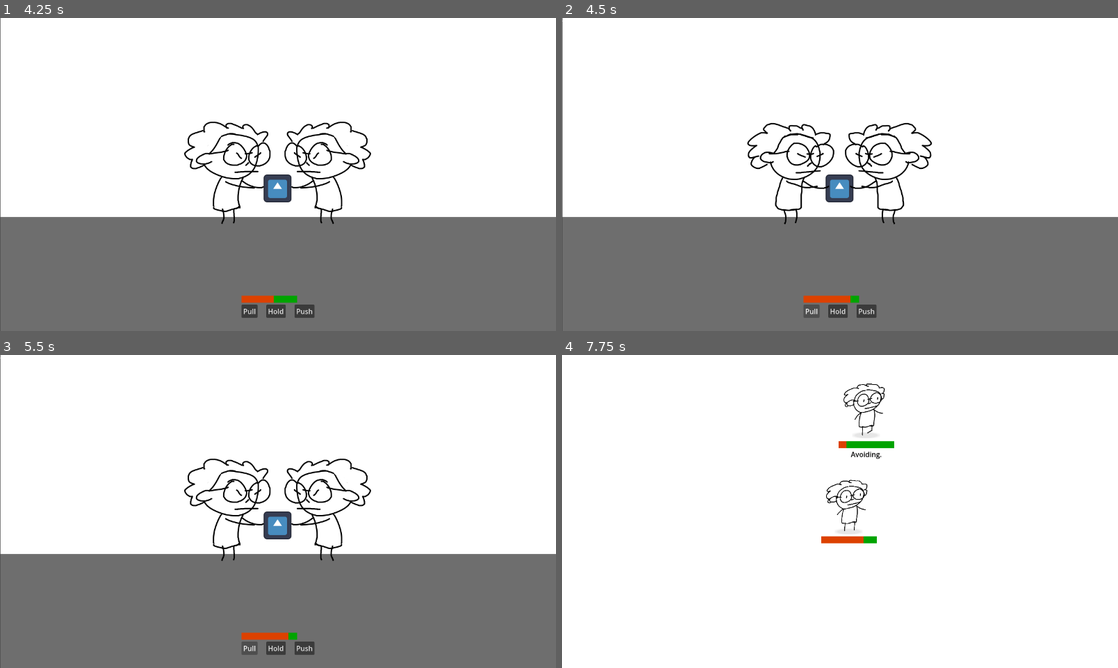
Above: before the commit, frames 1-4 (two rows, left to right).
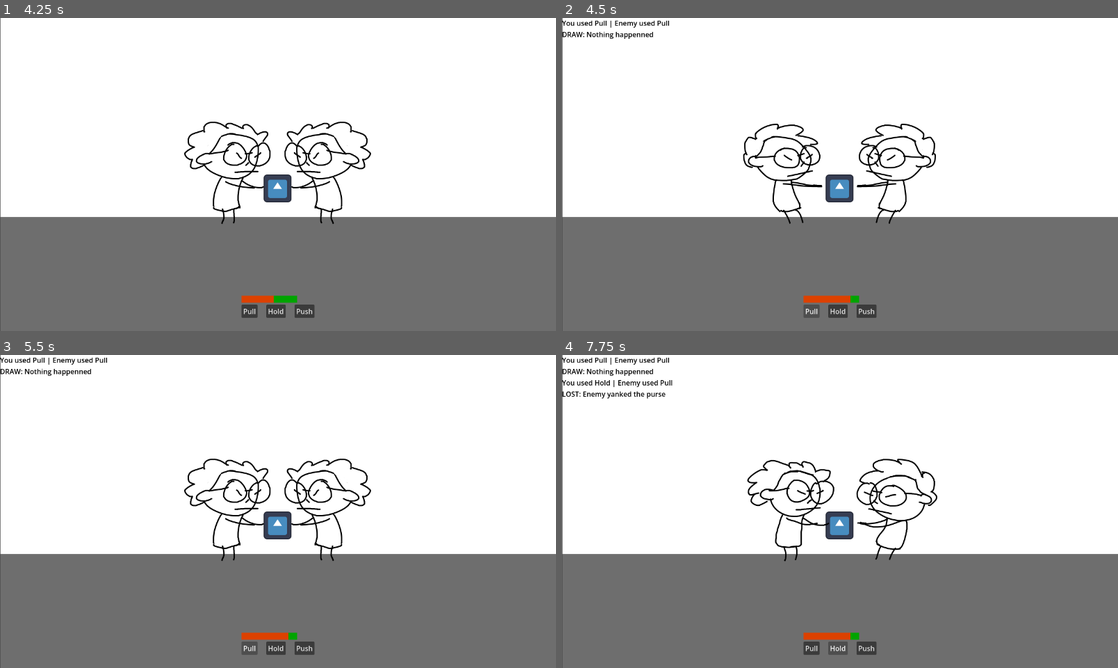
Above: after the commit, the same moments.

Repository: johnreybacal/gran-theft-aubrey
Game: Godot game, scene res://scenes/game_explore.tscn
The game is run twice, just before and just after one commit, with the same random seed, the same clock (stepped at 60 frames per second) and the same inputs. The engine's default icon, where the game draws it, is replaced by a stand-in: a white triangle on a blue panel in a dark square.
Inputs:
- Up to frame 1 (4.25 s): hold D (move_right) 0.53-1.28 s; hold S (move_down) 1.28-2.03 s; hold D (move_right) 2.03-2.78 s; hold W (move_up) 2.78-3.53 s; hold A (move_left) from 3.53 s (still down)
- Up to frame 2 (4.5 s): release A (move_left) at 4.25 s; click "Pull" at 4.25 s
- Up to frame 3 (5.5 s): hold A (move_left) from 5.03 s (still down)
- Up to frame 4 (7.75 s): release A (move_left) at 5.78 s; hold S (move_down) 5.78-6.53 s; hold D (move_right) 6.53-7.25 s; click "Hold" at 7.25 s

Frame 1 is identical in both runs. In frame 2, 2.9% of the frame differs, in the area x 0-68%, y 0-66%; in frame 3, 0.3%; in frame 4, 40%, in the area x 0-100%, y 0-100%.

Commit message:
fight animations

Diff:
--- a/resources/granny_fight_sprite_frames.tres
+++ b/resources/granny_fight_sprite_frames.tres
@@ -1,6 +1,8 @@
 [gd_resource type="SpriteFrames" format=3 uid="uid://c3fivx5xvy8ox"]
 
 [ext_resource type="Texture2D" uid="uid://bsnupsybpns8k" path="res://assets/sprites/granny_fight_idle.png" id="1_kfgrg"]
+[ext_resource type="Texture2D" uid="uid://bwn3w3v2sugl0" path="res://assets/sprites/granny_fight_pull.png" id="2_vt07d"]
+[ext_resource type="Texture2D" uid="uid://dfpp0snj7nmn3" path="res://assets/sprites/granny_fight_push.png" id="3_sej1b"]
 
 [sub_resource type="AtlasTexture" id="AtlasTexture_yj5a1"]
 atlas = ExtResource("1_kfgrg")
@@ -8,6 +10,22 @@
 
 [sub_resource type="AtlasTexture" id="AtlasTexture_vt07d"]
 atlas = ExtResource("1_kfgrg")
+region = Rect2(256, 0, 256, 256)
+
+[sub_resource type="AtlasTexture" id="AtlasTexture_fbhph"]
+atlas = ExtResource("2_vt07d")
+region = Rect2(0, 0, 256, 256)
+
+[sub_resource type="AtlasTexture" id="AtlasTexture_ql51l"]
+atlas = ExtResource("2_vt07d")
+region = Rect2(256, 0, 256, 256)
+
+[sub_resource type="AtlasTexture" id="AtlasTexture_1ru3i"]
+atlas = ExtResource("3_sej1b")
+region = Rect2(0, 0, 256, 256)
+
+[sub_resource type="AtlasTexture" id="AtlasTexture_pdf8e"]
+atlas = ExtResource("3_sej1b")
 region = Rect2(256, 0, 256, 256)
 
 [resource]
@@ -20,6 +38,28 @@
 "texture": SubResource("AtlasTexture_vt07d")
 }],
 "loop": true,
-"name": &"default",
+"name": &"hold",
+"speed": 3.0
+}, {
+"frames": [{
+"duration": 1.0,
+"texture": SubResource("AtlasTexture_fbhph")
+}, {
+"duration": 1.0,
+"texture": SubResource("AtlasTexture_ql51l")
+}],
+"loop": true,
+"name": &"pull",
+"speed": 3.0
+}, {
+"frames": [{
+"duration": 1.0,
+"texture": SubResource("AtlasTexture_1ru3i")
+}, {
+"duration": 1.0,
+"texture": SubResource("AtlasTexture_pdf8e")
+}],
+"loop": true,
+"name": &"push",
 "speed": 3.0
 }]
--- a/scenes/game_explore.tscn
+++ b/scenes/game_explore.tscn
@@ -5,9 +5,9 @@
 [ext_resource type="PackedScene" uid="uid://cfh1ww543dm42" path="res://scenes/explore_enemy.tscn" id="2_1208y"]
 
 [sub_resource type="NavigationPolygon" id="NavigationPolygon_fiwcs"]
-vertices = PackedVector2Array(1275.9531, 13.96875, 1273.0391, 707.0625, 13.9296875, 715.9219, 9.0625, 11.0234375)
+vertices = PackedVector2Array(2153.9063, 1435.9297, -595.9531, 1419.0625, -587.03906, -499.10156, 2137.0781, -527.8906)
 polygons = Array[PackedInt32Array]([PackedInt32Array(0, 1, 2, 3)])
-outlines = Array[PackedVector2Array]([PackedVector2Array(-1, 1, 1286, 4, 1283, 717, 1283, 717, 4, 726, 4, 726)])
+outlines = Array[PackedVector2Array]([PackedVector2Array(-597, -509, 2147, -538, 2164, 1446, -606, 1429)])
 
 [sub_resource type="Gradient" id="Gradient_fiwcs"]
 offsets = PackedFloat32Array(1)
--- a/scenes/game_fight.tscn
+++ b/scenes/game_fight.tscn
@@ -26,13 +26,16 @@
 z_index = 1
 position = Vector2(-111, 0)
 sprite_frames = ExtResource("2_ysmxf")
-autoplay = "default"
+animation = &"pull"
+autoplay = "hold"
+frame_progress = 0.55344516
 
 [node name="Enemy" type="AnimatedSprite2D" parent="." unique_id=1412914829]
 z_index = 1
 position = Vector2(109, 0)
 sprite_frames = ExtResource("2_ysmxf")
-autoplay = "default"
+animation = &"push"
+autoplay = "hold"
 flip_h = true
 
 [node name="Purse" type="Sprite2D" parent="." unique_id=773172291]
@@ -59,4 +62,8 @@
 scale = Vector2(20.109375, 4.453125)
 texture = SubResource("GradientTexture2D_hpqlm")
 
+[node name="MoveTimer" type="Timer" parent="." unique_id=539509820]
+one_shot = true
+
 [connection signal="visibility_changed" from="." to="." method="_on_visibility_changed"]
+[connection signal="timeout" from="MoveTimer" to="." method="_on_move_timer_timeout"]
--- a/scenes/hud_fight.tscn
+++ b/scenes/hud_fight.tscn
@@ -33,6 +33,7 @@
 layout_mode = 1
 offset_right = 1.0
 offset_bottom = 23.0
+theme_override_colors/font_color = Color(0, 0, 0, 1)
 
 [node name="VBoxContainer" type="VBoxContainer" parent="." unique_id=1337138003]
 layout_mode = 1
--- a/scripts/game_fight.gd
+++ b/scripts/game_fight.gd
@@ -1,6 +1,12 @@
 extends Node2D
 
 @onready var hud: HudFight = $CanvasLayer/HudFight
+@onready var player_animation: AnimatedSprite2D = $Player
+@onready var enemy_animation: AnimatedSprite2D = $Enemy
+@onready var move_timer: Timer = $MoveTimer
+
+var is_encounter_over: bool = false
+var is_winner: bool = false
 
 func _ready() -> void:
     EventBus.on_encounter_start.connect(_on_encounter_start.unbind(1))
@@ -14,9 +20,14 @@
     $CanvasLayer.visible = visible
 
 func _on_encounter_start():
+    is_encounter_over = false
+    is_winner = false
     show()
     hud.clear_log()
     hud.update_arthritis(StateManager.player.arthritis)
+
+    _play_animation(player_animation, Meta.Moves.Hold)
+    _play_animation(enemy_animation, Meta.Moves.Hold)
     $Camera2D.enabled = true
 
 func _on_encounter_end():
@@ -25,9 +36,12 @@
 
 
 func _on_move(move: Meta.Moves):
-    var is_winner = false
+    if move_timer.time_left > 0:
+        return
     var is_draw = false
     var enemy_move: Meta.Moves = Meta.Moves.values().pick_random()
+    _play_animation(player_animation, move)
+    _play_animation(enemy_animation, enemy_move)
 
     hud.append_log("You used " + Meta.get_move_name(move) + " | Enemy used " + Meta.get_move_name(enemy_move))
 
@@ -57,7 +71,24 @@
         StateManager.player.increase_arthritis(1)
         hud.update_arthritis(StateManager.player.arthritis)
         if not StateManager.player.can_move():
+            is_encounter_over = true
             hud.append_log("LOST: Your knee hurts")
-            EventBus.on_encounter_end.emit.call_deferred(StateManager.encounter_enemy_id, false)
     else:
+        is_encounter_over = true
+
+    move_timer.start()
+
+func _play_animation(target: AnimatedSprite2D, move: Meta.Moves):
+    if move == Meta.Moves.Pull:
+        target.play("pull")
+    elif move == Meta.Moves.Push:
+        target.play("push")
+    else:
+        target.play("hold")
+
+func _on_move_timer_timeout() -> void:
+    if is_encounter_over:
         EventBus.on_encounter_end.emit(StateManager.encounter_enemy_id, is_winner)
+    else:
+        _play_animation(player_animation, Meta.Moves.Hold)
+        _play_animation(enemy_animation, Meta.Moves.Hold)
Binary file added: assets/sprites/granny_fight_pull.png
Not shown, added: assets/sprites/granny_fight_pull.png.import
Binary file added: assets/sprites/granny_fight_push.png
Not shown, added: assets/sprites/granny_fight_push.png.import
Not shown, changed: assets/granny_animations.kra
Not shown, changed: assets/granny_animations.kra~
